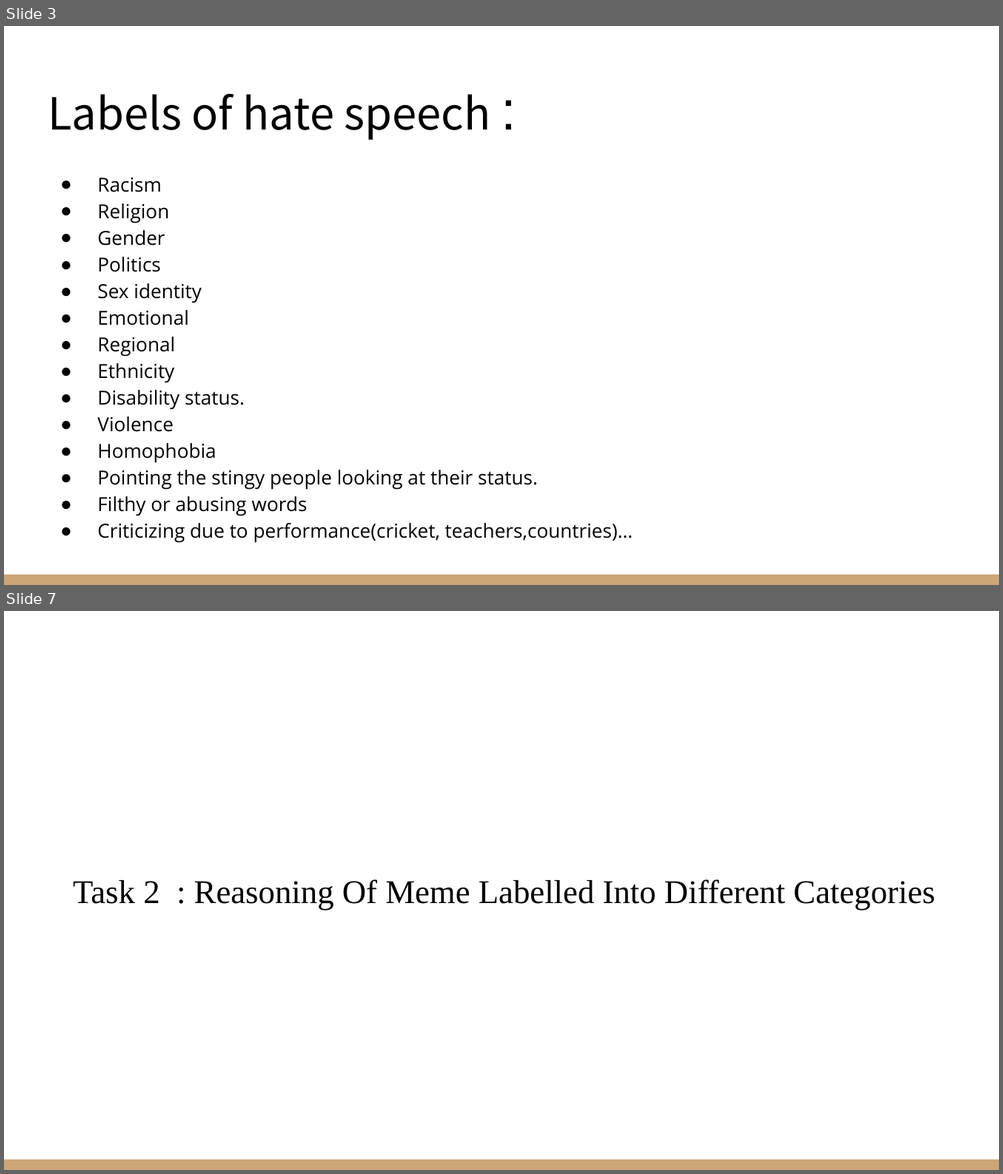
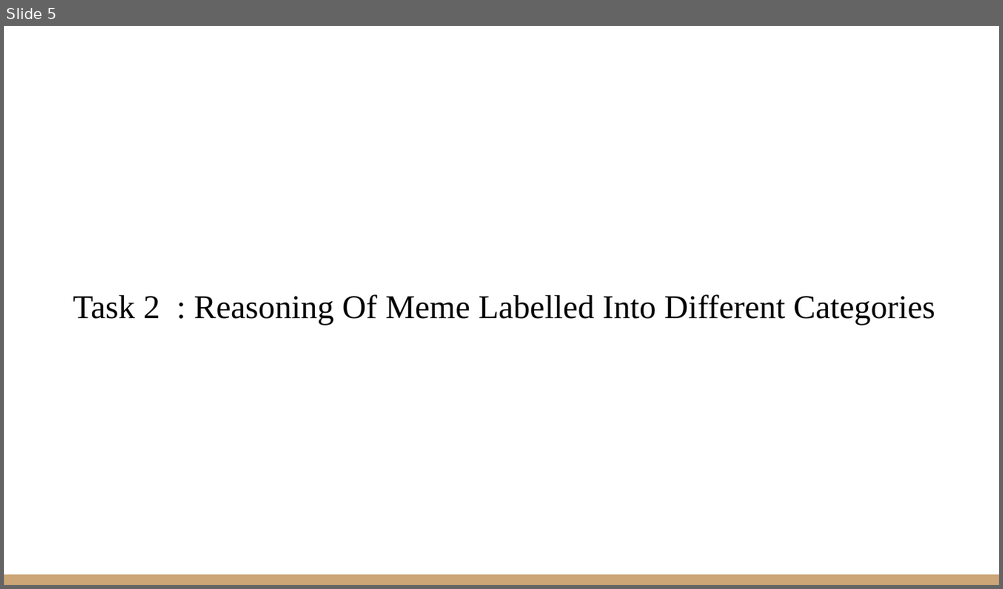
Before and after one commit to VarunBohara/Mini-Project-Documents, a slide deck: Literature Survey 2.pptx. Shown one above the other, each under a label of ours: slides 3 and 7 before the commit, slide 5 after it; the slides between them are not shown. The pictures are 1003x1174 and 1003x589 pixels, drawn with LibreOffice and Linux fonts; fonts in the diff are those of the drawing. Boxes give left, top, right and bottom in pixels: in the first picture for what was removed or moved away, otherwise in the second. Text is boxed around its words. In the diff, an @@ line names an element or a change of style, - is before the commit and + after.

```diff
--- a/Literature Survey 2.pptx
+++ b/Literature Survey 2.pptx
@@ slide 3 removed at <box>4,26,999,585</box>, background #FFFFFF; not listed: 1 template element that a slide beside it also shows @@
@@ title removed at <box>48,93,491,140</box> @@
-Labels of hate speech :
@@ text removed at <box>97,178,633,543</box> @@
-● Racism
-● Religion
-● Gender
-● Politics
-● Sex identity
-● Emotional
-● Regional
-● Ethnicity
-● Disability status.
-● Violence
-● Homophobia
-● Pointing the stingy people looking at their status.
-● Filthy or abusing words
-● Criticizing due to performance(cricket, teachers,countries)…
@@ what was slide 7 is now slide 5 @@
```
Also in this commit, not shown: 4 slides added, 5 other slides removed.
